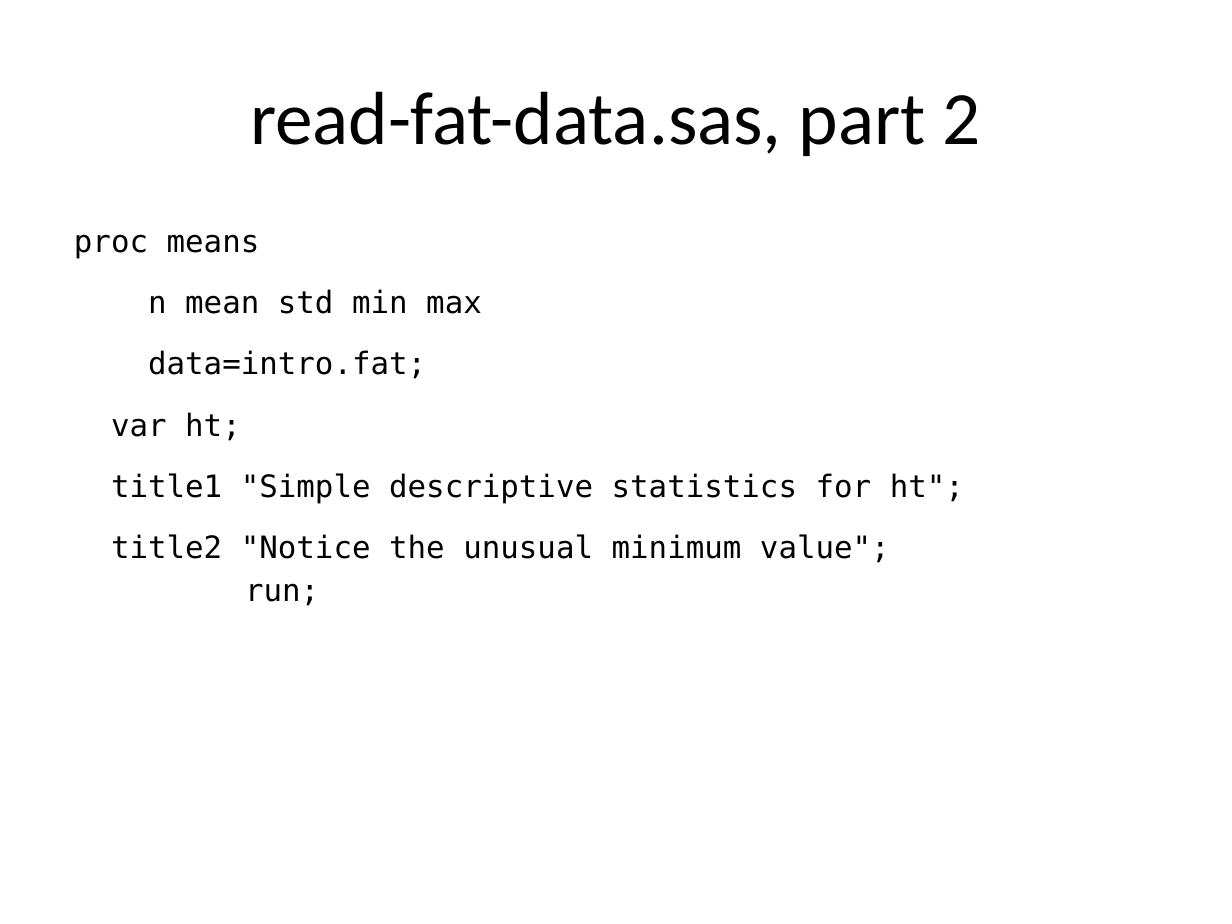
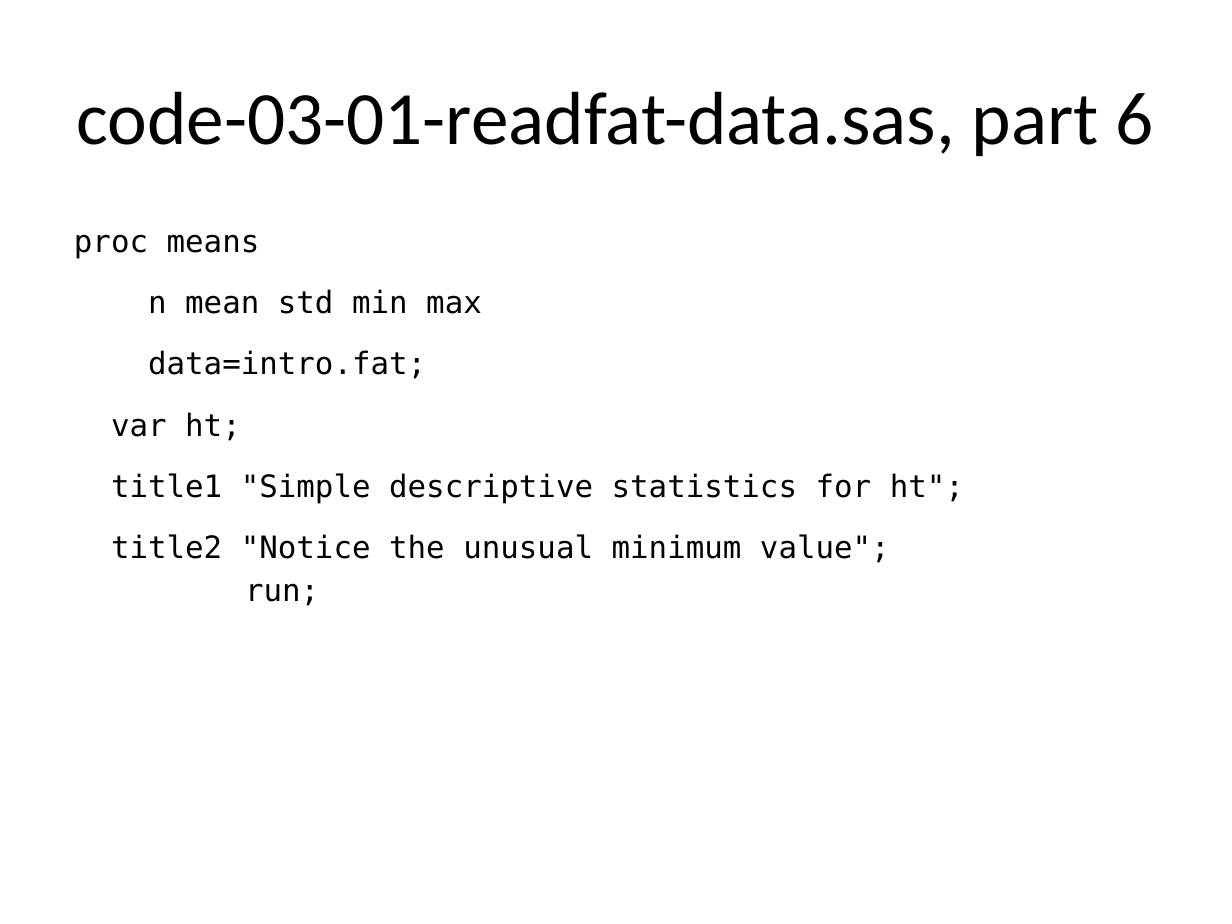
Before and after one commit to classes-simon/5507, a slide deck: slide 8 of module03/src/slides-and-speaker-notes-03.pptx (slide 9 before the commit). Drawn at 1232x924 pixels with LibreOffice and Linux fonts; fonts in the diff are those of the drawing. Boxes give left, top, right and bottom in pixels: in the first picture for what was removed or moved away, otherwise in the second. Text is boxed around its words. In the diff, an @@ line names an element or a change of style, - is before the commit and + after.

```diff
--- a/module03/src/slides-and-speaker-notes-03.pptx
+++ b/module03/src/slides-and-speaker-notes-03.pptx
@@ title at bbox=[76, 91, 1154, 156]: text changed @@
-read-fat-data.sas, part 2
+code-03-01-readfat-data.sas, part 6
```
Also in this commit, not shown: 7 other slides changed, 2 slides added, 3 other files.
